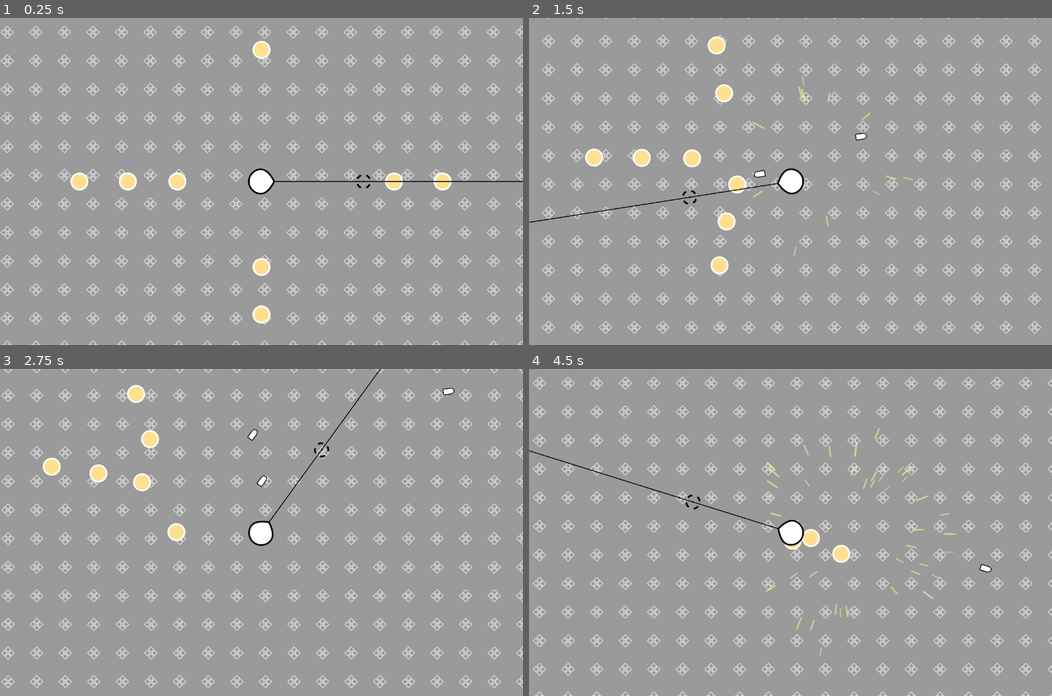
Above: before the commit, frames 1-4 (two rows, left to right).
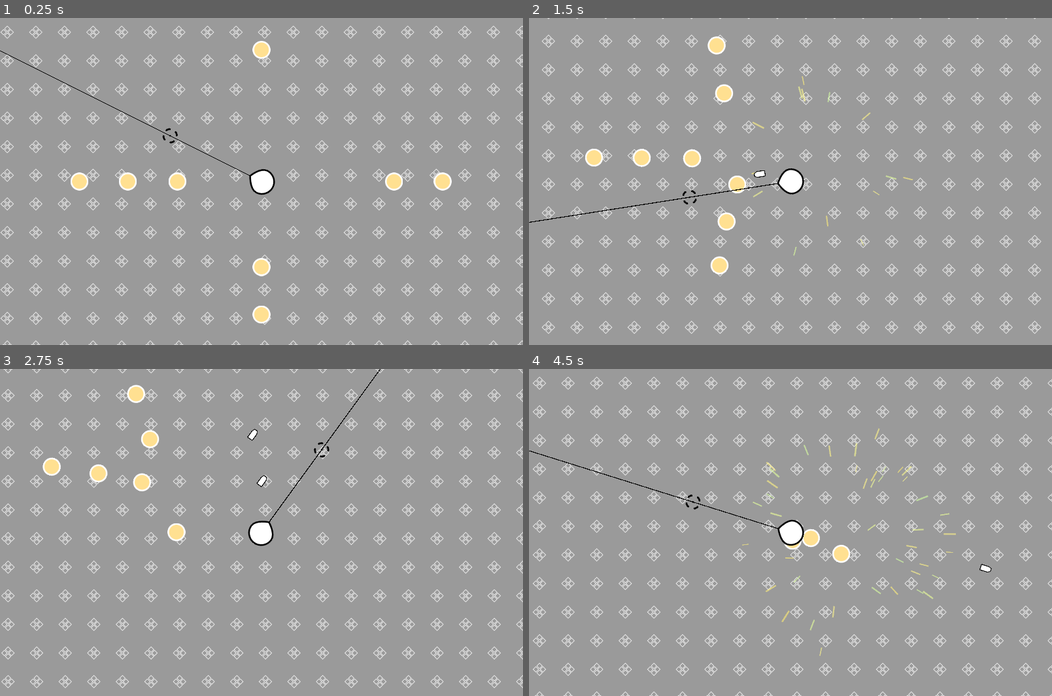
Above: after the commit, the same moments.

Repository: uvmain/zapfour
Game: Godot game, scene res://main/main.tscn
Two runs of this game, one before a commit and one after it. Both use one fixed random seed, a clock stepped at 60 frames per second and the inputs below.
Inputs (mouse positions are in pixels of both pictures, inside the frame that each line leads up to):
- Up to frame 1 (0.25 s): no input
- Up to frame 2 (1.5 s): move the mouse to (905, 165) at 0.52 s; hold D (player_right) 0.53-1.28 s; move the mouse to (685, 197) at 1.27 s; hold S (player_down) from 1.28 s (still down)
- Up to frame 3 (2.75 s): move the mouse to (313, 460) at 2.02 s; release S (player_down) at 2.03 s; hold D (player_right) from 2.03 s (still down)
- Up to frame 4 (4.5 s): move the mouse to (764, 597) at 2.77 s; release D (player_right) at 2.78 s; hold W (player_up) 2.78-3.53 s; move the mouse to (947, 581) at 3.52 s; hold A (player_left) from 3.53 s (still down); move the mouse to (633, 483) at 4.27 s

The runs differ from the first frame. In frame 1, 0.5% of the frame differs, in the area x 0-100%, y 10-88%; in frame 2, 0.1%; in frame 3, 0.1%; in frame 4, 0.3%.

Commit message:
enemies drop coins

Diff:
--- a/enemies/enemy.gd
+++ b/enemies/enemy.gd
@@ -42,6 +42,7 @@
 
 func die():
 	Events.create_explosion.emit(global_position, enemy_colour)
+	Events.add_pickup.emit('COIN', global_position, 1)
 	queue_free()
 
 
--- a/globals/events.gd
+++ b/globals/events.gd
@@ -5,3 +5,5 @@
 signal add_bullet(bullet_node)
 
 signal add_enemy(enemy_node)
+
+signal add_pickup(pickup_type, pickup_global_position, pickup_value)
--- a/main/main.tscn
+++ b/main/main.tscn
@@ -6,19 +6,17 @@
 [ext_resource type="PackedScene" uid="uid://bb67qku2eyo43" path="res://background/background.tscn" id="3_7qflg"]
 [ext_resource type="PackedScene" uid="uid://e7yo8yu72yrh" path="res://bulletmanager/bullet_manager.tscn" id="4_s12i6"]
 [ext_resource type="PackedScene" uid="uid://5gr28vx2gsok" path="res://pickups/pickup_manager.tscn" id="4_vafrh"]
-[ext_resource type="Script" path="res://pickups/pickup_manager.gd" id="5_3yn57"]
 [ext_resource type="PackedScene" uid="uid://ch2libn6m8ou0" path="res://perimeter/perimeter.tscn" id="5_13o4a"]
 
 [node name="Main" type="Node2D"]
 
 [node name="Background" parent="." instance=ExtResource("3_7qflg")]
 
+[node name="PickupManager" parent="." instance=ExtResource("4_vafrh")]
+
 [node name="EnemyManager" parent="." instance=ExtResource("2_auoog")]
 
 [node name="ExplosionManager" parent="." instance=ExtResource("3_0rglp")]
-
-[node name="PickupManager" parent="." instance=ExtResource("4_vafrh")]
-script = ExtResource("5_3yn57")
 
 [node name="Player" parent="." instance=ExtResource("2_bt6vk")]
 
--- a/pickups/coin.tscn
+++ b/pickups/coin.tscn
@@ -41,12 +41,13 @@
 
 [node name="Coin" type="Area2D" groups=["Coins", "Pickups"]]
 script = ExtResource("1_2302u")
-regenerate = true
+pickup_value = null
 
 [node name="AnimatedSprite2D" type="AnimatedSprite2D" parent="."]
-rotation = 2.40756
+rotation = 0.54644
 frames = SubResource("SpriteFrames_d4h67")
 playing = true
+flip_h = true
 
 [node name="CollisionShape2D" type="CollisionShape2D" parent="."]
 shape = SubResource("CircleShape2D_vt7u7")
--- a/pickups/pickup_manager.gd
+++ b/pickups/pickup_manager.gd
@@ -1,15 +1,21 @@
 extends Node2D
 
 @export var possible_pickups: Array[PackedScene]
+@export var coin: PackedScene
 
-var coin
+enum PickupTypes {
+	COIN,
+}
 
 
 func _ready():
-	for pickup in possible_pickups:
-		var temp = pickup
+	Events.add_pickup.connect(on_add_pickup)
 
 
-# Called every frame. 'delta' is the elapsed time since the previous frame.
-func _process(delta):
-	pass
+func on_add_pickup(pickup_type = PickupTypes.COIN, pickup_global_position = Vector2.ZERO, pickup_value = 1):
+	match pickup_type:
+		PickupTypes.COIN:
+			var new_pickup = coin.instantiate()
+			call_deferred("add_child", new_pickup)
+			new_pickup.pickup_value = pickup_value
+			new_pickup.global_position = pickup_global_position
--- a/pickups/pickup_manager.tscn
+++ b/pickups/pickup_manager.tscn
@@ -1,3 +1,8 @@
-[gd_scene format=3 uid="uid://5gr28vx2gsok"]
+[gd_scene load_steps=3 format=3 uid="uid://5gr28vx2gsok"]
+
+[ext_resource type="Script" path="res://pickups/pickup_manager.gd" id="1_aa0xr"]
+[ext_resource type="PackedScene" uid="uid://t8uon7073eyn" path="res://pickups/coin.tscn" id="2_v8e1s"]
 
 [node name="PickupManager" type="Node2D"]
+script = ExtResource("1_aa0xr")
+coin = ExtResource("2_v8e1s")
--- a/pickups/pickups.gd
+++ b/pickups/pickups.gd
@@ -1,15 +1,9 @@
-@tool
 extends Area2D
 
-@export var regenerate: bool = false: set=set_regenerate
+@export var pickup_value: int = 1
 
 
 func _ready():
-	setup()
-
-
-func set_regenerate(value):
-	regenerate = value
 	setup()
 
 
--- a/project.godot
+++ b/project.godot
@@ -26,6 +26,8 @@
 
 window/size/viewport_width=1280
 window/size/viewport_height=800
+window/stretch/mode="canvas_items"
+window/stretch/aspect="keep_width"
 
 [filesystem]
 
Not shown: 1 places in main/main.tscn that only renumber resources
